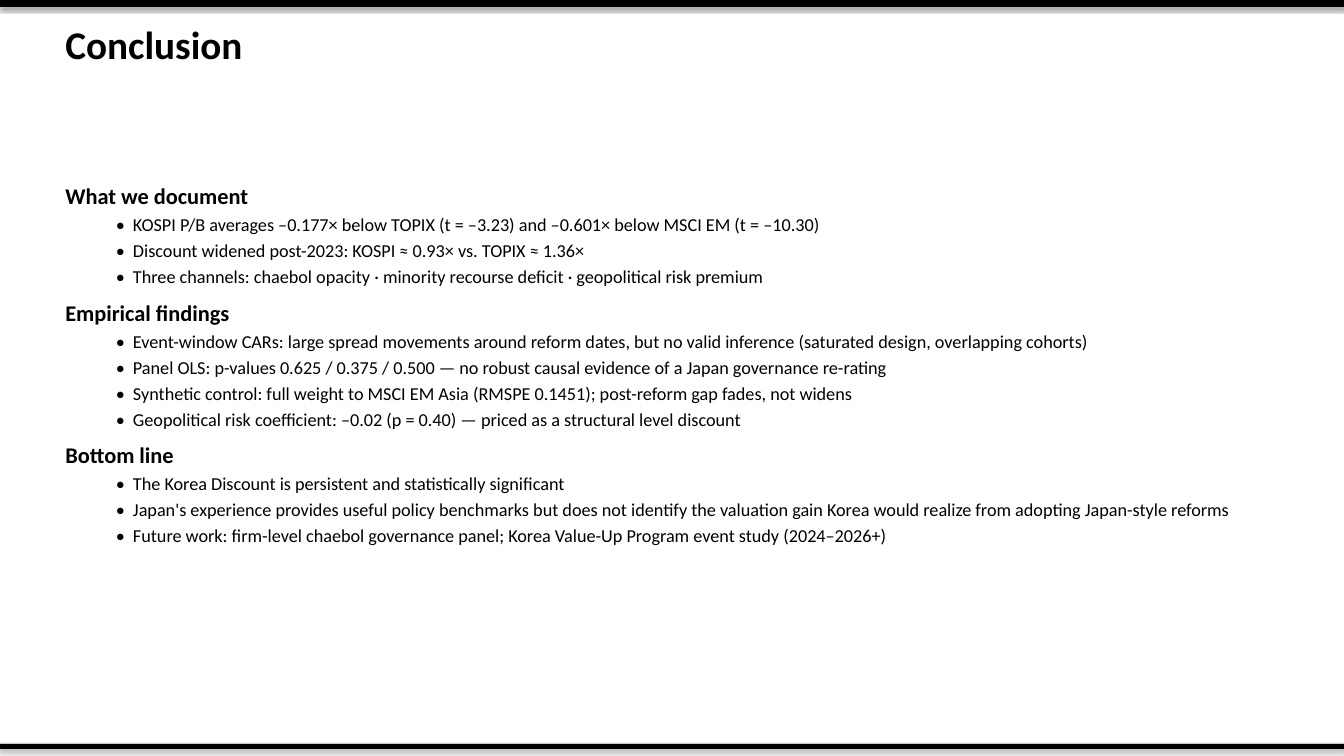
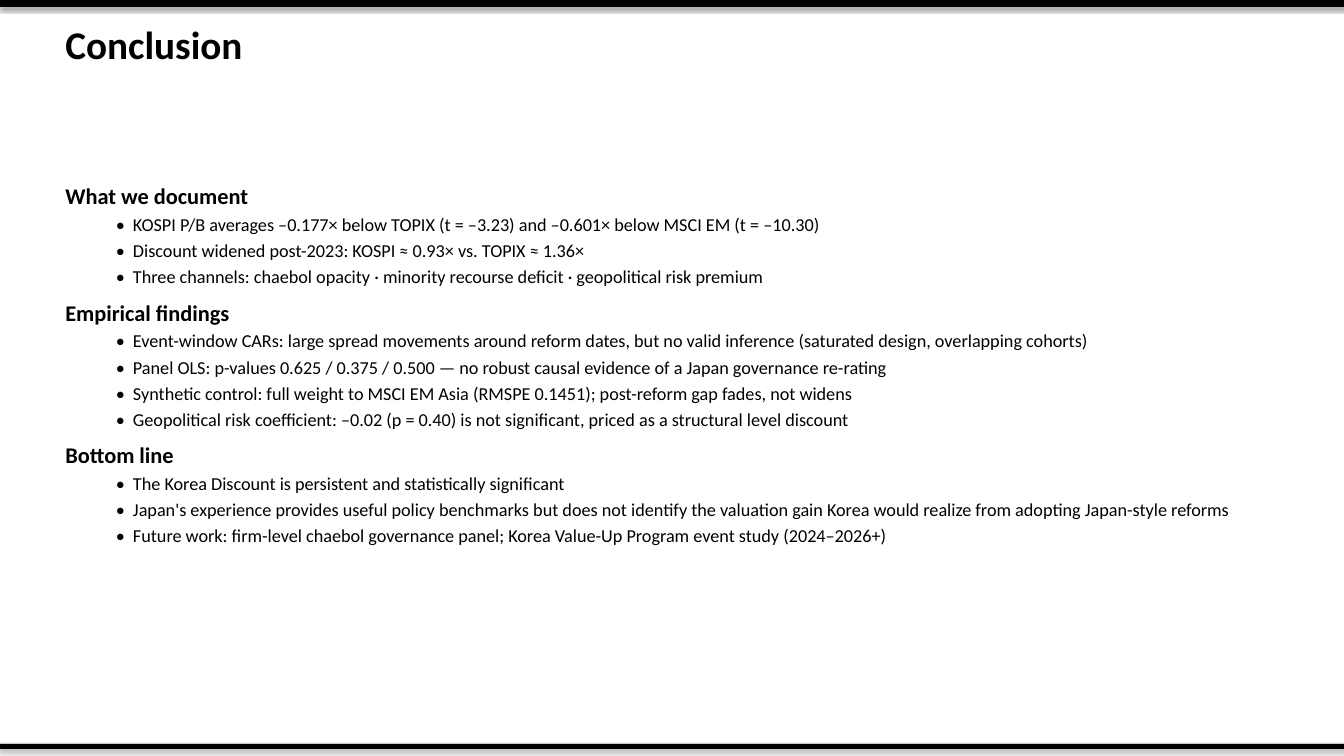
Before and after one commit to dandan002/kor-discount, a slide deck: slide 9 of output/korea_discount_slides_short.pptx (slide 10 before the commit). Drawn at 1344x756 pixels with LibreOffice and Linux fonts; fonts in the diff are those of the drawing. Boxes give left, top, right and bottom in pixels: in the first picture for what was removed or moved away, otherwise in the second. Text is boxed around its words. In the diff, an @@ line names an element or a change of style, - is before the commit and + after.

```diff
--- a/output/korea_discount_slides_short.pptx
+++ b/output/korea_discount_slides_short.pptx
@@ text at (x1=133, y1=413, x2=848, y2=429): text changed @@
-  • Geopolitical risk coefficient: –0.02 (p = 0.40) — priced as a structural level discount
+  • Geopolitical risk coefficient: –0.02 (p = 0.40) is not significant, priced as a structural level discount
```
Also in this commit, not shown: 1 other slide changed, 5 other files.
